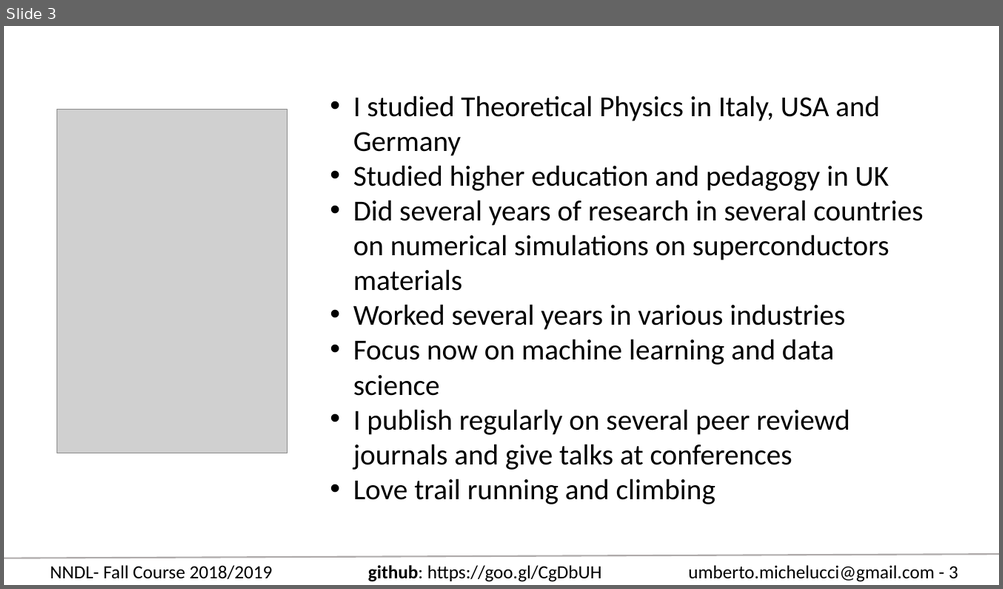
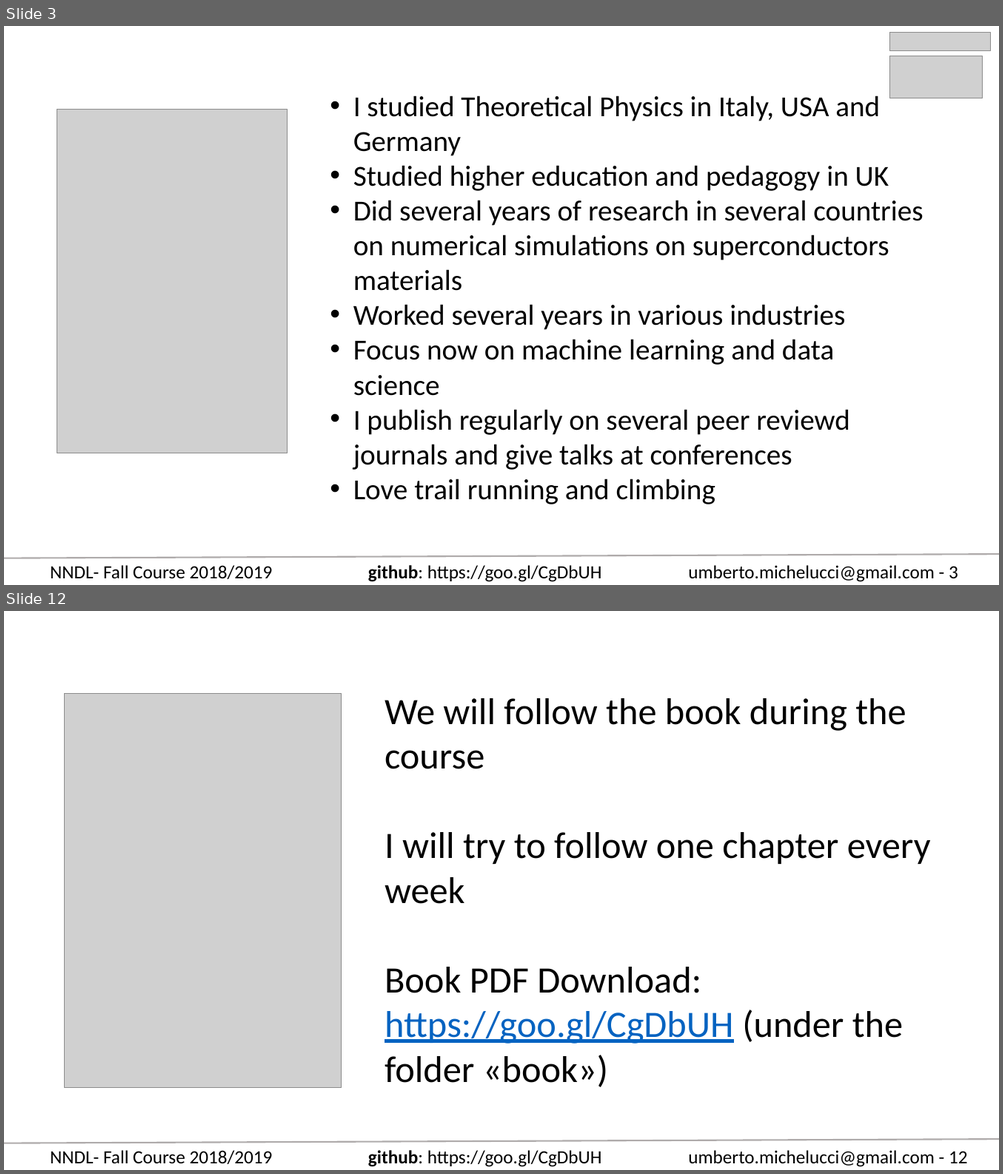
Before and after one commit to toelt-llc/COURSE-zhaw-dlcourse-spring2019, a slide deck: NNDL - Fall 18 Week 1 - Administration and basics.pptx. Shown one above the other, each under a label of ours: slide 3 before the commit, slides 3 and 12 after it; the slides between them are not shown. The pictures are 1003x589 and 1003x1174 pixels, drawn with LibreOffice and Linux fonts; fonts in the diff are those of the drawing; grey boxes stand for pictures. Boxes give left, top, right and bottom in pixels: in the first picture for what was removed or moved away, otherwise in the second. Text is boxed around its words. In the diff, an @@ line names an element or a change of style, - is before the commit and + after.

```diff
--- a/NNDL - Fall 18 Week 1 - Administration and basics.pptx
+++ b/NNDL - Fall 18 Week 1 - Administration and basics.pptx
@@ slide 12 added at [4,611,999,1170], background #FFFFFF; not listed: 4 template elements that a slide beside it also shows @@
@@ picture added at [65,693,341,1088] @@
@@ text added at [384,698,930,1088], 36 pt, text #000000 @@
+We will follow the book during the course
+I will try to follow one chapter every week
+Book PDF Download: https://goo.gl/CgDbUH (under the folder «book»)
@@ slide 3 changed as well @@
@@ picture added at [890,32,990,50] @@
@@ picture added at [890,56,982,98] @@
```
Also in this commit, not shown: 12 other slides changed, 1 other slide added, 2 slides removed.
